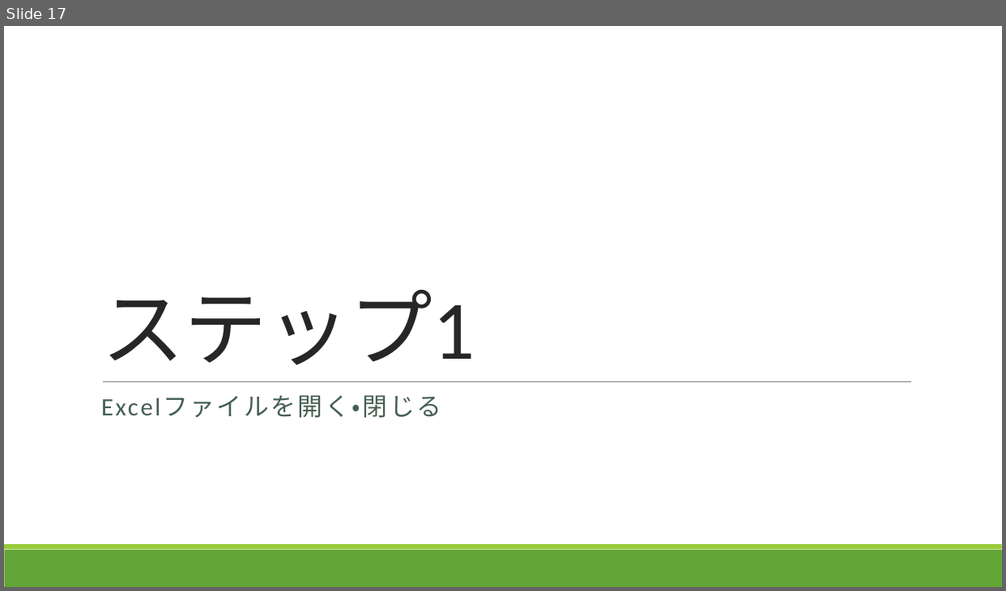
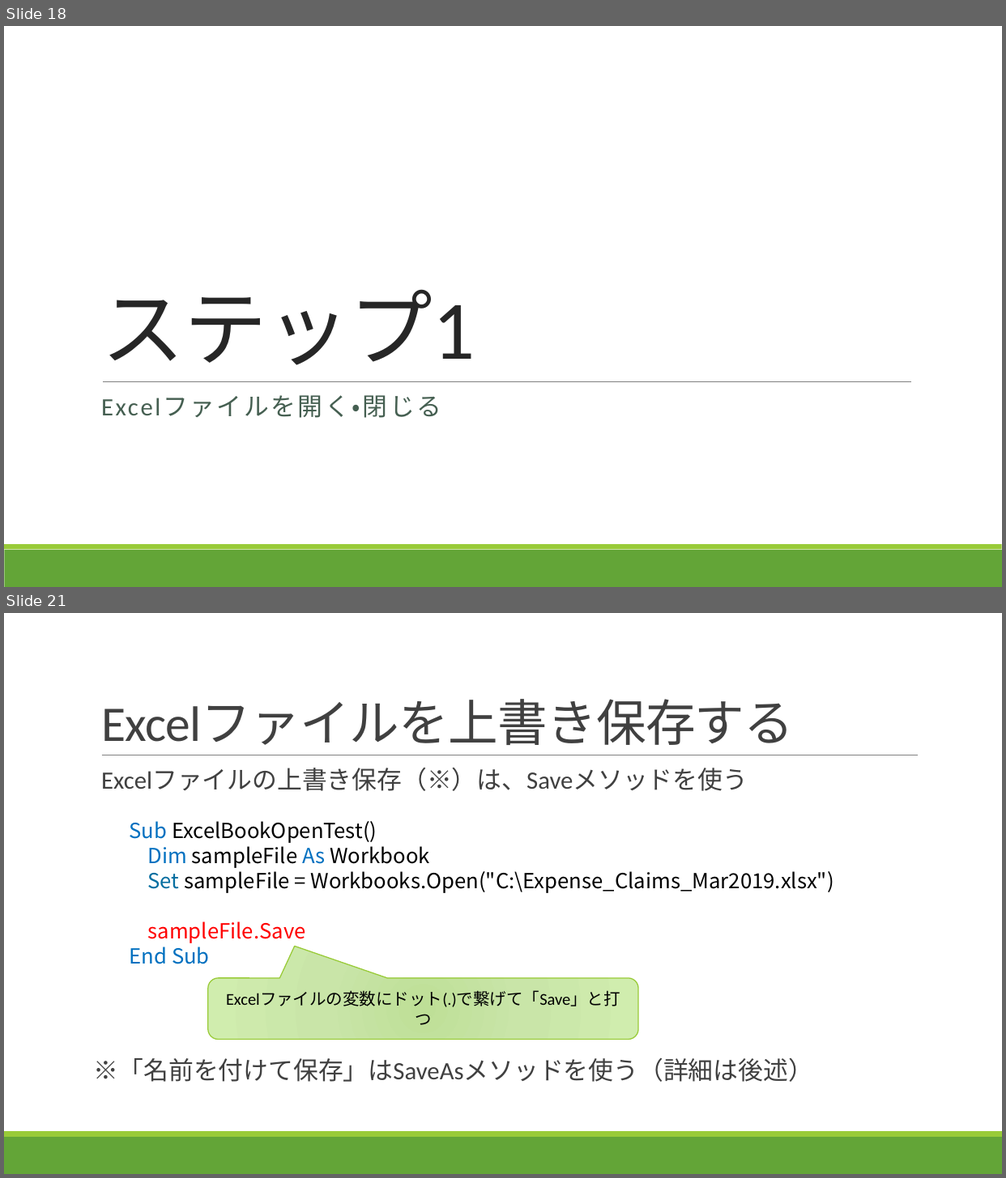
Before and after one commit to takeruko/vba-seminer-2019, a slide deck: contents/4/Excelマクロで学ぶVBA入門_第4回.pptx. Shown one above the other, each under a label of ours: slide 17 before the commit, slides 18 and 21 after it; the slides between them are not shown. The pictures are 1006x591 and 1006x1178 pixels, drawn with LibreOffice and Linux fonts; fonts in the diff are those of the drawing. Boxes give left, top, right and bottom in pixels: in the first picture for what was removed or moved away, otherwise in the second. Text is boxed around its words. In the diff, an @@ line names an element or a change of style, - is before the commit and + after.

```diff
--- a/contents/4/Excelマクロで学ぶVBA入門_第4回.pptx
+++ b/contents/4/Excelマクロで学ぶVBA入門_第4回.pptx
@@ slide 21 added at (x1=4, y1=613, x2=1002, y2=1174), background #FFFFFF; not listed: 2 template elements that a slide beside it also shows @@
@@ title added at (x1=101, y1=700, x2=794, y2=745), 48 pt, text #404040 @@
+Excelファイルを上書き保存する
@@ line added from (102, 756) to (918, 756), #808080 0.5 pt @@
@@ text added at (x1=94, y1=768, x2=813, y2=1082), 24 pt, text #404040 @@
+  Excelファイルの上書き保存（※）は、Saveメソッドを使う
+※「名前を付けて保存」はSaveAsメソッドを使う（詳細は後述）
@@ text added at (x1=130, y1=821, x2=834, y2=965), 20 pt, text #000000 @@
+Sub ExcelBookOpenTest()
+Dim sampleFile As Workbook
+Set sampleFile = Workbooks.Open("C:\Expense_Claims_Mar2019.xlsx")
+sampleFile.Save
+End Sub
@@ rounded speech box added at (x1=208, y1=978, x2=639, y2=1040), fill gradient #BEDF97 to #CAE6A9 to #D0EDAE, outline #99CB38 1 pt, 16 pt, text #000000 @@
+Excelファイルの変数にドット(.)で繋げて「Save」と打つ
@@ what was slide 17 is now slide 18 @@
```
Also in this commit, not shown: 3 slides changed, 18 other slides added.
